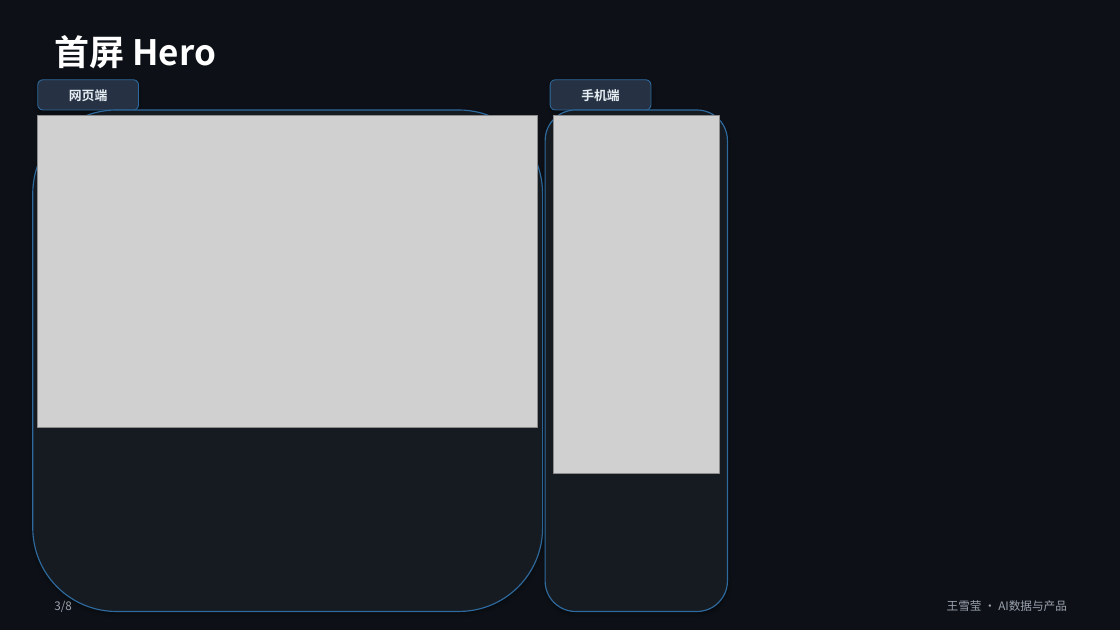
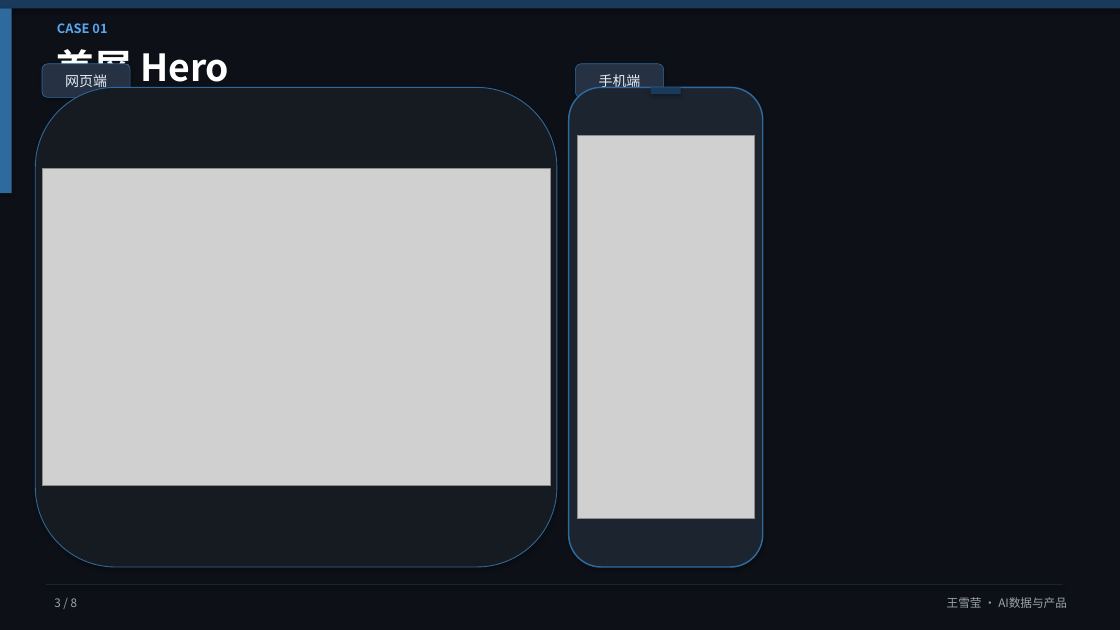
Before and after one commit to HSDCT1230/hsdct, a slide deck: slide 3 of portfolio/xolome-portfolio.pptx. Drawn at 1120x630 pixels with LibreOffice and Linux fonts; fonts in the diff are those of the drawing; grey boxes stand for pictures. Boxes give left, top, right and bottom in pixels: in the first picture for what was removed or moved away, otherwise in the second. Text is boxed around its words. In the diff, an @@ line names an element or a change of style, - is before the commit and + after.

```diff
--- a/portfolio/xolome-portfolio.pptx
+++ b/portfolio/xolome-portfolio.pptx
@@ rectangle added at (0, 0, 1120, 8), fill #1A3A5C @@
@@ rectangle added at (0, 8, 12, 193), fill #2E6A9E @@
@@ text added at (57, 23, 107, 33), 11 pt, text #59A6F0, bold @@
+CASE 01
@@ text "首屏 Hero": place and size @@
-text "首屏 Hero" at (54, 35, 216, 68)
+text "首屏 Hero" at (57, 43, 229, 91)
@@ text "首屏 Hero" at (57, 43, 229, 91): size 30 to 32 pt @@
@@ rounded rectangle: place and size @@
-rounded rectangle at (33, 110, 543, 612)
+rounded rectangle at (35, 87, 557, 567)
@@ rounded rectangle at (35, 87, 557, 567): outline #2E6A9E 1 pt to #2E6A9E 0.75 pt @@
@@ text "网页端": place and size @@
-text "网页端" at (69, 89, 108, 101)
+text "网页端" at (65, 74, 107, 91)
@@ text "网页端" at (65, 74, 107, 91): size 11 to 12 pt, bold off @@
@@ rounded rectangle: place and size @@
-rounded rectangle at (38, 80, 139, 110)
+rounded rectangle at (42, 64, 130, 97)
@@ rounded rectangle at (42, 64, 130, 97): outline #2E6A9E 0.75 pt to #2E6A9E 0.5 pt @@
@@ rounded rectangle: place and size @@
-rounded rectangle at (545, 110, 728, 612)
+rounded rectangle at (569, 87, 763, 567)
@@ rounded rectangle at (569, 87, 763, 567): fill #161B22 to #1C2430; outline #2E6A9E 1 pt to #2E6A9E 1.25 pt @@
@@ text "手机端" at (599, 74, 641, 88): size 11 to 12 pt, bold off @@
@@ text "手机端": place and size @@
-text "手机端" at (581, 89, 620, 101)
+text "手机端" at (599, 74, 641, 88)
@@ rounded rectangle at (576, 64, 664, 97): outline #2E6A9E 0.75 pt to #2E6A9E 0.5 pt @@
@@ rounded rectangle: place and size @@
-rounded rectangle at (550, 80, 651, 110)
+rounded rectangle at (576, 64, 664, 97)
@@ rectangle added at (651, 87, 681, 94), fill #1A3A5C @@
@@ picture: place and size @@
-picture at (554, 115, 719, 473)
+picture at (577, 135, 755, 519)
@@ picture: place and size @@
-picture at (38, 115, 538, 428)
+picture at (42, 168, 550, 486)
@@ rectangle added at (46, 584, 1063, 585), fill #1C2430 @@
@@ text at (54, 598, 77, 607): spaces changed @@
-3/8
+3 / 8
```
Also in this commit, not shown: 7 other slides changed, 1 other file.
